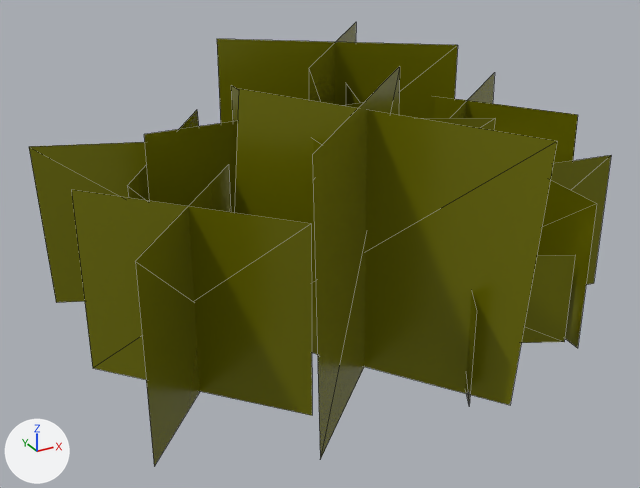
One commit to the glTF model assets/models/nature/grass_f.glb: the scene before it, then after it.
One viewpoint serves both versions: a 50 mm camera at (-1.047, -1.909, 1.117) aimed at (0.009, 0.012, 0.157). Lighting does not change. The marker at lower left points along +X, +Y and +Z. The older version comes first. Mesh edges are drawn as thin lines. Where no turn or scale is listed for an object, it has been applied to the vertices.

Script lines for the objects in view, before the commit:
```python
mat_grassm_001 = principled_material('grassM.001')
mat_grassm_001.texture = img_base_color_texture
mat_grassm_001.metallic = 0.4
mat_grassm_001.roughness = 0.272
me_grass_f_04 = bpy.data.meshes.new('Grass_F_04')
me_grass_f_04.from_pydata(...)  # 80 vertices, 40 faces; spans x -0.645..0.838, y -0.638..0.715, z -0.025..0.64
me_grass_f_04.materials.append(mat_grassm_001)  # picture img_base_color_texture
ob_grass_f_04 = bpy.data.objects.new('Grass_F_04', me_grass_f_04)
ob_grass_f_04.location = (0.0, 0.0, 0.0)
```
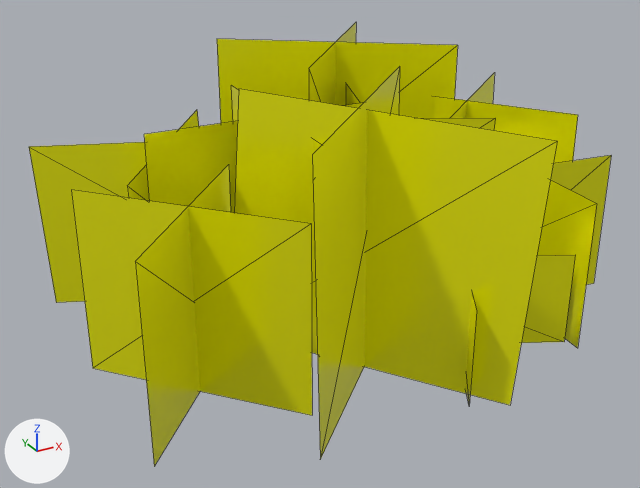
Boxes [x1, y1, x2, y2] around the edits, measured in the pictures (640 x 488 px):
'Grass_F_04', surface changed (lighter)
    both: [29, 22, 611, 466]

Patch to the scene script:
```diff
--- a/assets/models/nature/grass_f.glb.py
+++ b/assets/models/nature/grass_f.glb.py
@@ mat_grassm_001 @@
 mat_grassm_001 = principled_material('grassM.001')
-mat_grassm_001.texture = img_base_color_texture
+mat_grassm_001.base_color = (1.0, 1.0, 0.0)  # yellow #ffff00
 mat_grassm_001.metallic = 0.4
```
